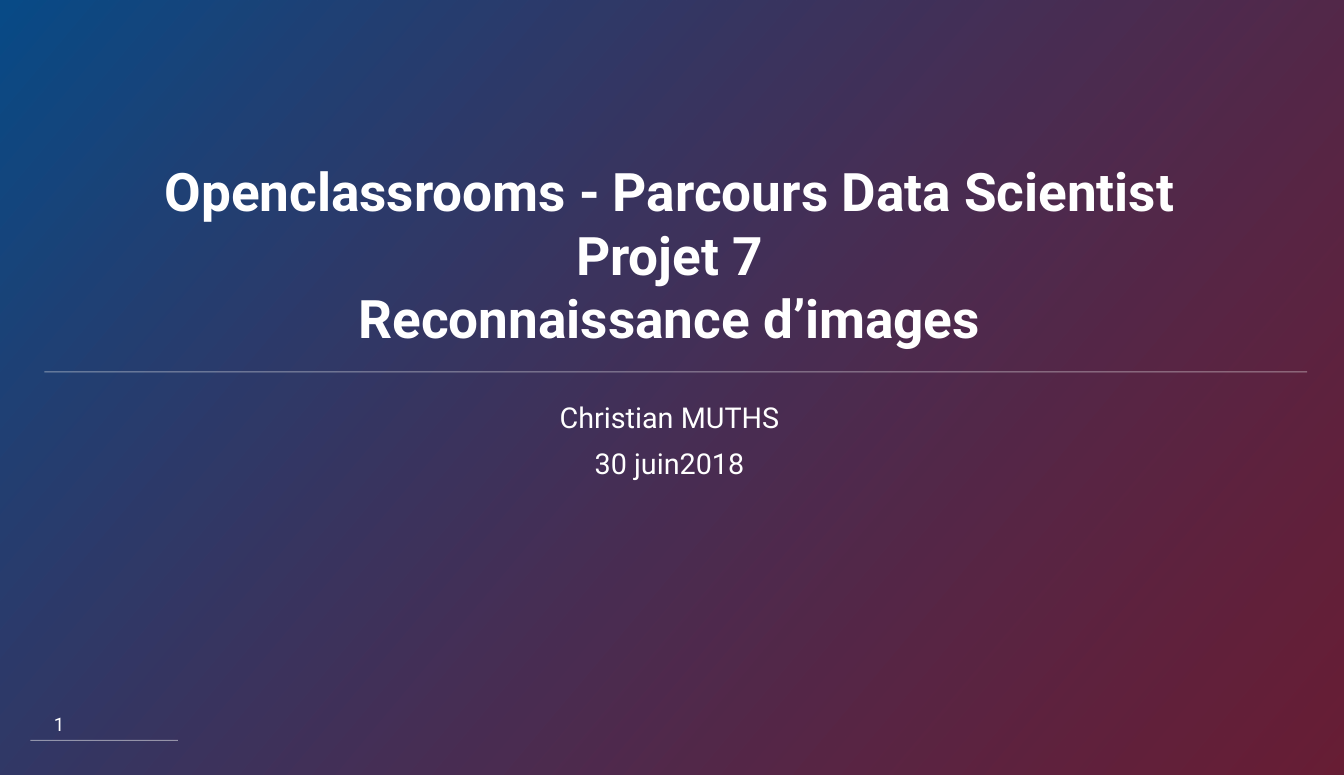
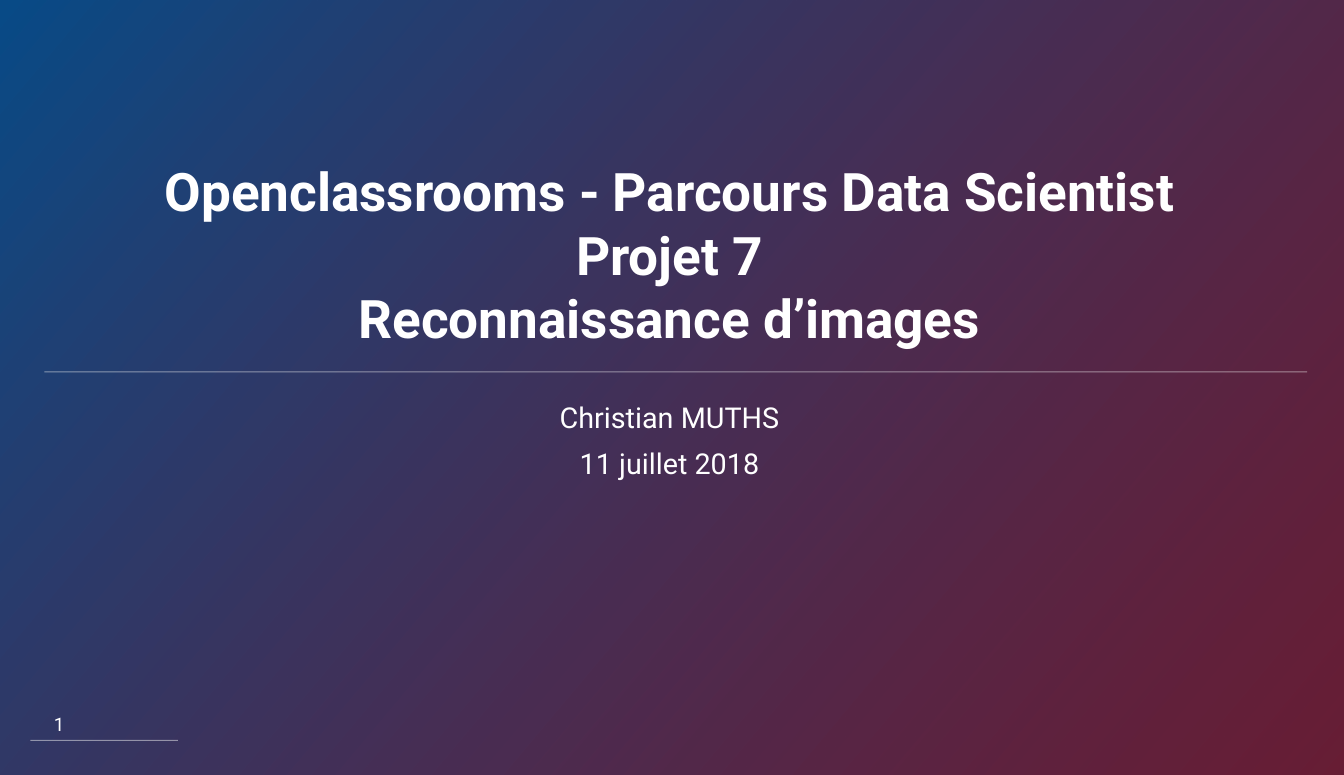
Before and after one commit to chmuths/projet_7, a slide deck: slide 1 of docs/Projet 7 - C. Muths - Classification d'images.pptx. Drawn at 1344x775 pixels with LibreOffice and Linux fonts; fonts in the diff are those of the drawing; background and template pictures are left out; a plain dark background stands for a picture behind light text. Boxes give left, top, right and bottom in pixels: in the first picture for what was removed or moved away, otherwise in the second. Text is boxed around its words. In the diff, an @@ line names an element or a change of style, - is before the commit and + after.

```diff
--- a/docs/Projet 7 - C. Muths - Classification d'images.pptx
+++ b/docs/Projet 7 - C. Muths - Classification d'images.pptx
@@ subtitle at (580, 452, 760, 480): text changed @@
-30 juin2018
+11 juillet 2018
```
Also in this commit, not shown: 6 other slides changed, 2 slides removed, 1 other file.
